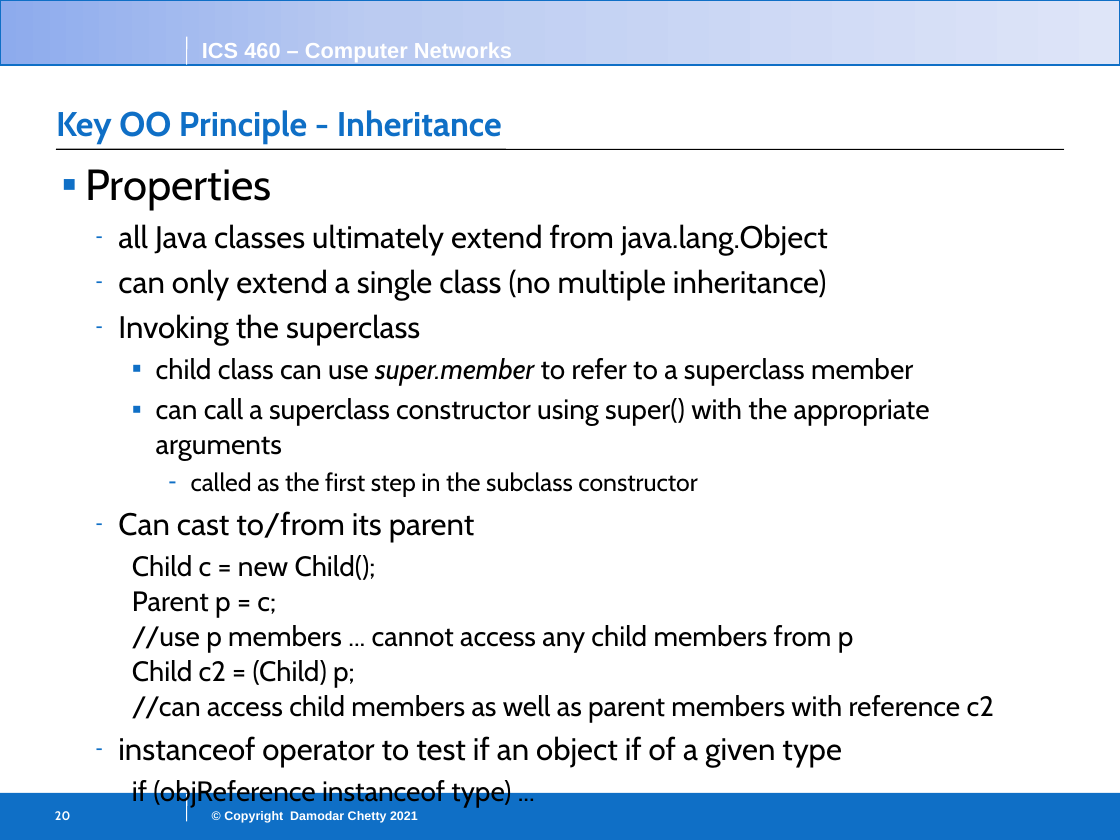
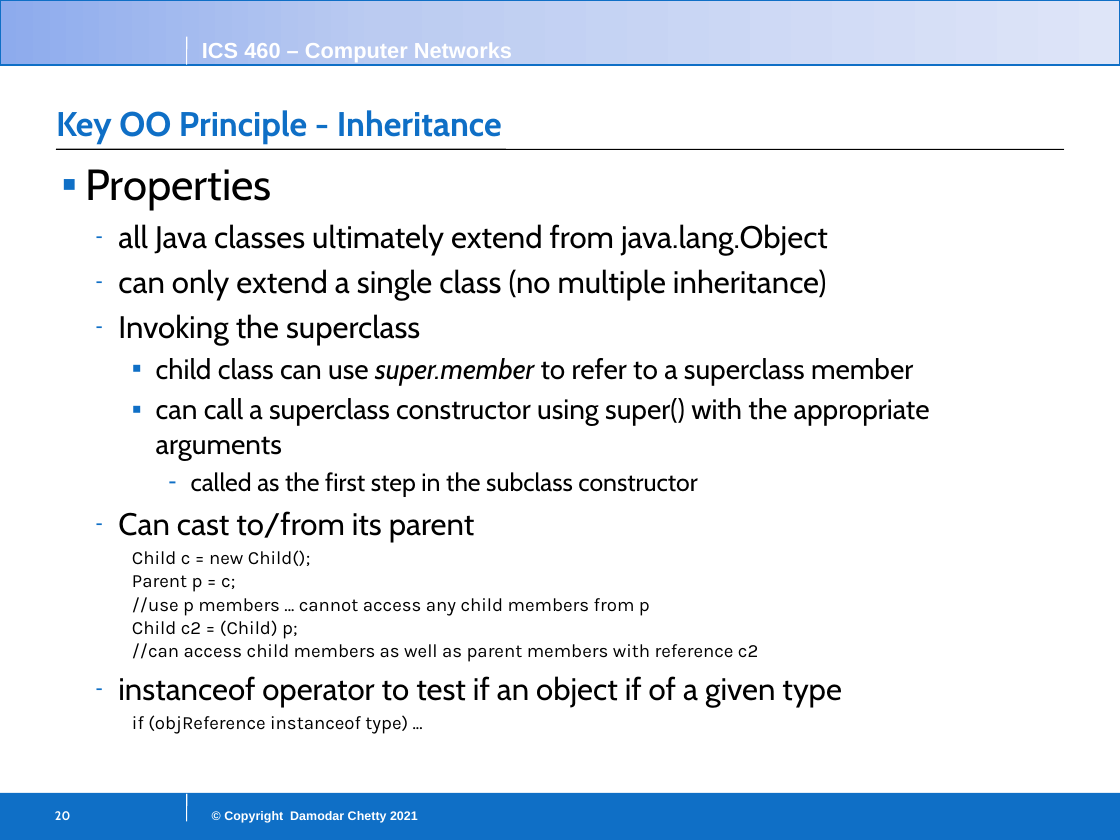
Before and after one commit to ping58972/Metropolitan-State-University-All-Courses, a slide deck: slide 20 of Networks_and_Security-ICS460_01-Falll2021/class1a-JavaReview.pptx. Drawn at 1120x840 pixels with LibreOffice and Linux fonts; fonts in the diff are those of the drawing. Boxes give left, top, right and bottom in pixels: in the first picture for what was removed or moved away, otherwise in the second. Text is boxed around its words. In the diff, an @@ line names an element or a change of style, - is before the commit and + after.

```diff
--- a/Networks_and_Security-ICS460_01-Falll2021/class1a-JavaReview.pptx
+++ b/Networks_and_Security-ICS460_01-Falll2021/class1a-JavaReview.pptx
@@ text at <box>132,550,758,734</box>: size 18 to 12 pt, font Cabin to Karla in "Child c = new Child(); Parent p ...", "if (objReference instanceof type) ..."; less space between paragraphs @@
```
Also in this commit, not shown: 3 other slides changed, 1 slide added, 12 other files.
